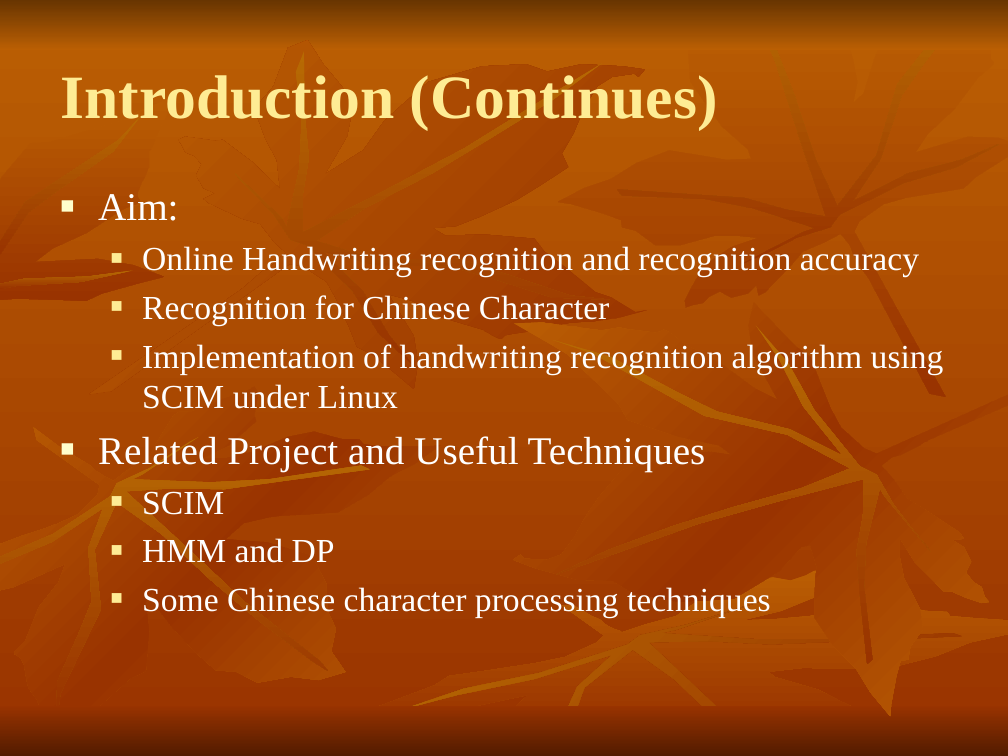
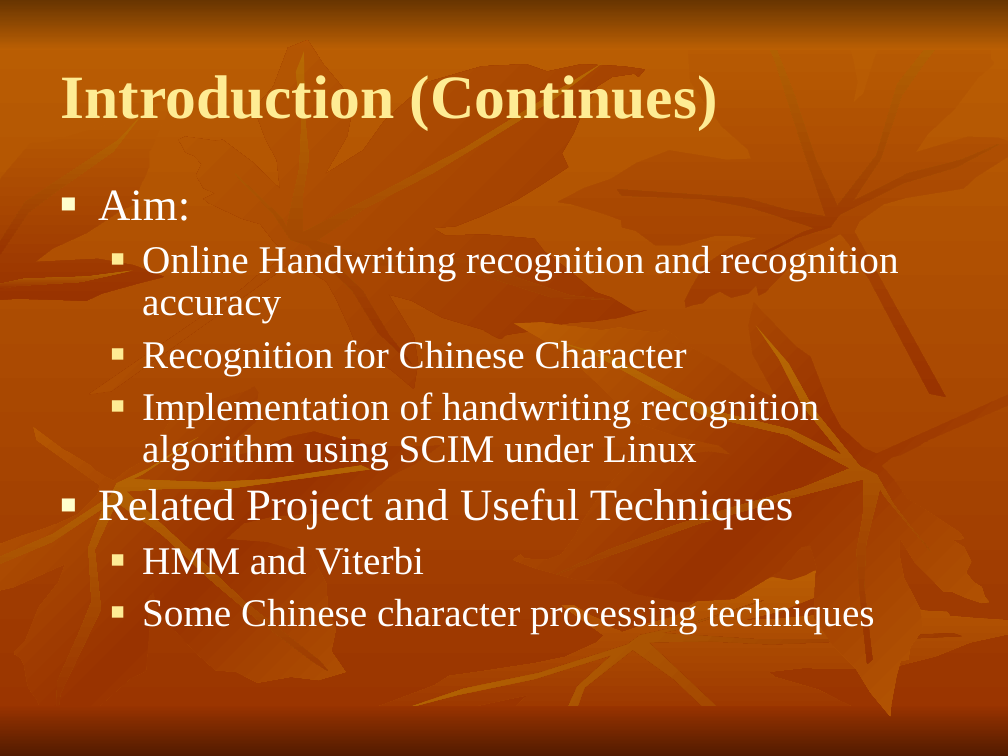
Before and after one commit to shaileshBhokare/honours, a slide deck: slide 6 of Dissertition/report/presentation.ppt. Drawn at 1008x756 pixels with LibreOffice and Linux fonts; fonts in the diff are those of the drawing. Boxes give left, top, right and bottom in pixels: in the first picture for what was removed or moved away, otherwise in the second. Text is boxed around its words. In the diff, an @@ line names an element or a change of style, - is before the commit and + after.

```diff
--- a/Dissertition/report/presentation.ppt
+++ b/Dissertition/report/presentation.ppt
@@ text at (x1=98, y1=190, x2=898, y2=634): size 28 to 32 pt in "Aim:", "Related Project and Useful Techniques"; size 24 to 28 pt in "Online Handwriting recognition and recognition accuracy", "Recognition for Chinese Character", "Implementation of handwriting recognition algorithm using SC ...", "Some Chinese character processing techniques"; line spacing 1 to 0.9; more space between paragraphs @@
@@ text at (x1=142, y1=546, x2=423, y2=575): text changed; size 24 to 28 pt @@
-  ■ SCIM
-  ■ HMM and DP
+  ■ HMM and Viterbi
```
Also in this commit, not shown: 4 other slides changed, 9 slides added, 5 slides removed, 1 other file.
